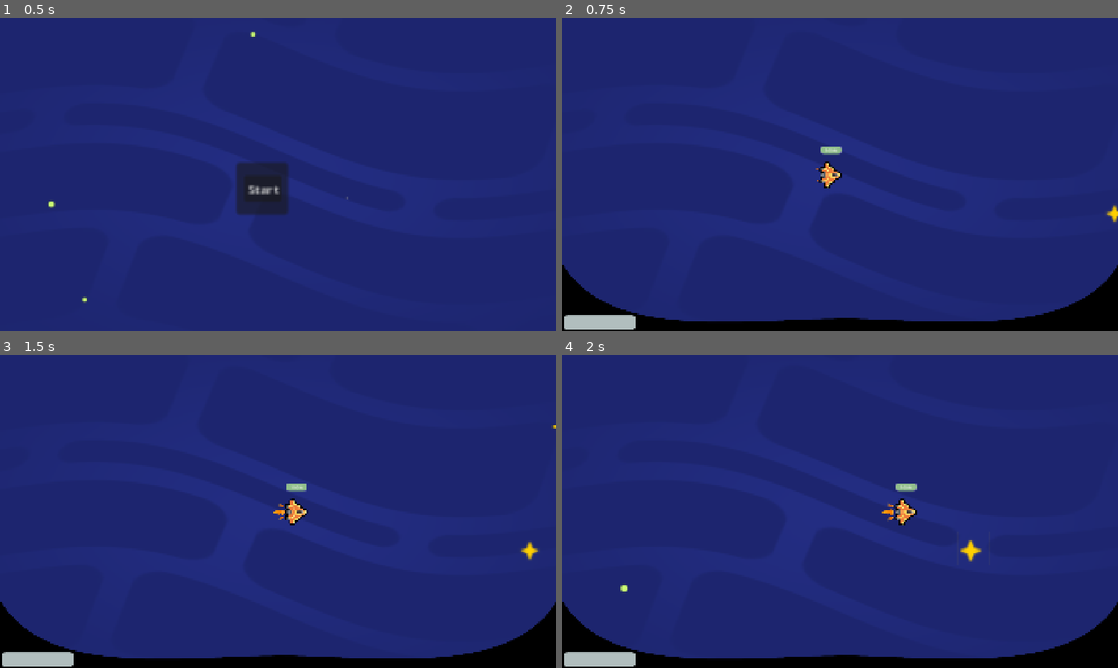
Above: before the commit, frames 1-4 (two rows, left to right).
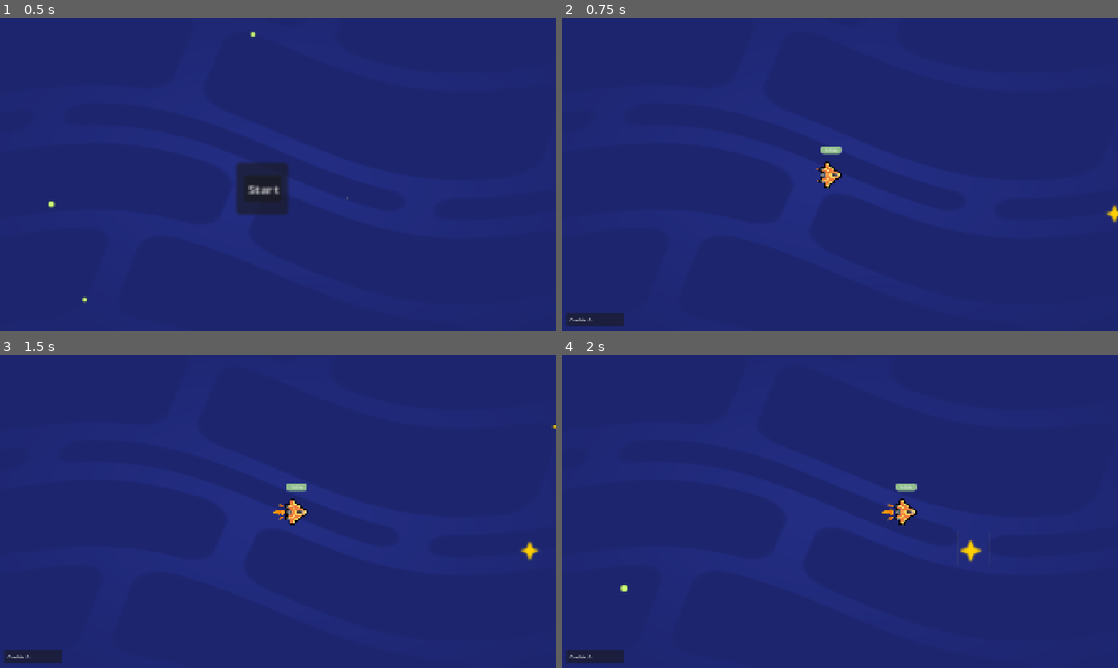
Above: after the commit, the same moments.

Repository: ChrsSampson/spaceGame
Game: Godot game, scene res://scenes/menu.tscn
Same seed, same stepped clock (60 frames per second), same inputs: the game is played once before the commit and once after it.
Inputs:
- Up to frame 1 (0.5 s): no input
- Up to frame 2 (0.75 s): click "Start" at 0.5 s
- Up to frame 3 (1.5 s): tap Enter at 1.25 s; hold D (move_right) from 1.28 s (still down); tap Shift (boost) at 1.35 s
- Up to frame 4 (2 s): keep holding D (move_right)

Frame 1 is identical in both runs. In frame 2, 5.6% of the frame differs, in the area x 0-100%, y 78-100%; in frame 3, 5.6%; in frame 4, 5.6%.

Commit message:
added coins

Diff:
--- a/entity/coin.tscn
+++ b/entity/coin.tscn
@@ -1,8 +1,377 @@
-[gd_scene load_steps=2 format=3 uid="uid://cmirvral437q6"]
+[gd_scene load_steps=55 format=3 uid="uid://cmirvral437q6"]
+
+[ext_resource type="Script" uid="uid://b43c1qlxakj24" path="res://scripts/coin.gd" id="1_82e8q"]
+[ext_resource type="Texture2D" uid="uid://btav35ageagqb" path="res://assets/sprites/coin-512x512.png" id="1_apnpn"]
 
 [sub_resource type="CircleShape2D" id="CircleShape2D_un1q7"]
+radius = 258.002
+
+[sub_resource type="AtlasTexture" id="AtlasTexture_82e8q"]
+atlas = ExtResource("1_apnpn")
+region = Rect2(0, 0, 512, 512)
+
+[sub_resource type="AtlasTexture" id="AtlasTexture_uuc2e"]
+atlas = ExtResource("1_apnpn")
+region = Rect2(512, 0, 512, 512)
+
+[sub_resource type="AtlasTexture" id="AtlasTexture_h2p00"]
+atlas = ExtResource("1_apnpn")
+region = Rect2(1024, 0, 512, 512)
+
+[sub_resource type="AtlasTexture" id="AtlasTexture_go55v"]
+atlas = ExtResource("1_apnpn")
+region = Rect2(1536, 0, 512, 512)
+
+[sub_resource type="AtlasTexture" id="AtlasTexture_p6fpf"]
+atlas = ExtResource("1_apnpn")
+region = Rect2(2048, 0, 512, 512)
+
+[sub_resource type="AtlasTexture" id="AtlasTexture_42ep2"]
+atlas = ExtResource("1_apnpn")
+region = Rect2(2560, 0, 512, 512)
+
+[sub_resource type="AtlasTexture" id="AtlasTexture_127r5"]
+atlas = ExtResource("1_apnpn")
+region = Rect2(3072, 0, 512, 512)
+
+[sub_resource type="AtlasTexture" id="AtlasTexture_3gut2"]
+atlas = ExtResource("1_apnpn")
+region = Rect2(3584, 0, 512, 512)
+
+[sub_resource type="AtlasTexture" id="AtlasTexture_6rhgv"]
+atlas = ExtResource("1_apnpn")
+region = Rect2(4096, 0, 512, 512)
+
+[sub_resource type="AtlasTexture" id="AtlasTexture_akttt"]
+atlas = ExtResource("1_apnpn")
+region = Rect2(4608, 0, 512, 512)
+
+[sub_resource type="AtlasTexture" id="AtlasTexture_olsoq"]
+atlas = ExtResource("1_apnpn")
+region = Rect2(5120, 0, 512, 512)
+
+[sub_resource type="AtlasTexture" id="AtlasTexture_my7jx"]
+atlas = ExtResource("1_apnpn")
+region = Rect2(5632, 0, 512, 512)
+
+[sub_resource type="AtlasTexture" id="AtlasTexture_u8asf"]
+atlas = ExtResource("1_apnpn")
+region = Rect2(6144, 0, 512, 512)
+
+[sub_resource type="AtlasTexture" id="AtlasTexture_gavts"]
+atlas = ExtResource("1_apnpn")
+region = Rect2(6656, 0, 512, 512)
+
+[sub_resource type="AtlasTexture" id="AtlasTexture_b07in"]
+atlas = ExtResource("1_apnpn")
+region = Rect2(7168, 0, 512, 512)
+
+[sub_resource type="AtlasTexture" id="AtlasTexture_vr7xd"]
+atlas = ExtResource("1_apnpn")
+region = Rect2(7680, 0, 512, 512)
+
+[sub_resource type="AtlasTexture" id="AtlasTexture_02wlb"]
+atlas = ExtResource("1_apnpn")
+region = Rect2(8192, 0, 512, 512)
+
+[sub_resource type="AtlasTexture" id="AtlasTexture_nqkxj"]
+atlas = ExtResource("1_apnpn")
+region = Rect2(8704, 0, 512, 512)
+
+[sub_resource type="AtlasTexture" id="AtlasTexture_yre2w"]
+atlas = ExtResource("1_apnpn")
+region = Rect2(9216, 0, 512, 512)
+
+[sub_resource type="AtlasTexture" id="AtlasTexture_oxpj3"]
+atlas = ExtResource("1_apnpn")
+region = Rect2(9728, 0, 512, 512)
+
+[sub_resource type="AtlasTexture" id="AtlasTexture_cj1o7"]
+atlas = ExtResource("1_apnpn")
+region = Rect2(10240, 0, 512, 512)
+
+[sub_resource type="AtlasTexture" id="AtlasTexture_bln3y"]
+atlas = ExtResource("1_apnpn")
+region = Rect2(10752, 0, 512, 512)
+
+[sub_resource type="AtlasTexture" id="AtlasTexture_6nmq5"]
+atlas = ExtResource("1_apnpn")
+region = Rect2(11264, 0, 512, 512)
+
+[sub_resource type="AtlasTexture" id="AtlasTexture_hrvv8"]
+atlas = ExtResource("1_apnpn")
+region = Rect2(11776, 0, 512, 512)
+
+[sub_resource type="AtlasTexture" id="AtlasTexture_ldlrp"]
+atlas = ExtResource("1_apnpn")
+region = Rect2(12288, 0, 512, 512)
+
+[sub_resource type="AtlasTexture" id="AtlasTexture_0lil3"]
+atlas = ExtResource("1_apnpn")
+region = Rect2(0, 0, 511, 512)
+
+[sub_resource type="AtlasTexture" id="AtlasTexture_iharf"]
+atlas = ExtResource("1_apnpn")
+region = Rect2(511, 0, 511, 512)
+
+[sub_resource type="AtlasTexture" id="AtlasTexture_ldonp"]
+atlas = ExtResource("1_apnpn")
+region = Rect2(1022, 0, 511, 512)
+
+[sub_resource type="AtlasTexture" id="AtlasTexture_s4yrg"]
+atlas = ExtResource("1_apnpn")
+region = Rect2(1533, 0, 511, 512)
+
+[sub_resource type="AtlasTexture" id="AtlasTexture_ja3vy"]
+atlas = ExtResource("1_apnpn")
+region = Rect2(2044, 0, 511, 512)
+
+[sub_resource type="AtlasTexture" id="AtlasTexture_354wt"]
+atlas = ExtResource("1_apnpn")
+region = Rect2(2555, 0, 511, 512)
+
+[sub_resource type="AtlasTexture" id="AtlasTexture_c6kun"]
+atlas = ExtResource("1_apnpn")
+region = Rect2(3066, 0, 511, 512)
+
+[sub_resource type="AtlasTexture" id="AtlasTexture_umdau"]
+atlas = ExtResource("1_apnpn")
+region = Rect2(3577, 0, 511, 512)
+
+[sub_resource type="AtlasTexture" id="AtlasTexture_pfywy"]
+atlas = ExtResource("1_apnpn")
+region = Rect2(4088, 0, 511, 512)
+
+[sub_resource type="AtlasTexture" id="AtlasTexture_icjm3"]
+atlas = ExtResource("1_apnpn")
+region = Rect2(4599, 0, 511, 512)
+
+[sub_resource type="AtlasTexture" id="AtlasTexture_d6ffp"]
+atlas = ExtResource("1_apnpn")
+region = Rect2(5110, 0, 511, 512)
+
+[sub_resource type="AtlasTexture" id="AtlasTexture_fhqrx"]
+atlas = ExtResource("1_apnpn")
+region = Rect2(5621, 0, 511, 512)
+
+[sub_resource type="AtlasTexture" id="AtlasTexture_qeo87"]
+atlas = ExtResource("1_apnpn")
+region = Rect2(6132, 0, 511, 512)
+
+[sub_resource type="AtlasTexture" id="AtlasTexture_gvhxk"]
+atlas = ExtResource("1_apnpn")
+region = Rect2(6643, 0, 511, 512)
+
+[sub_resource type="AtlasTexture" id="AtlasTexture_6u4fv"]
+atlas = ExtResource("1_apnpn")
+region = Rect2(7154, 0, 511, 512)
+
+[sub_resource type="AtlasTexture" id="AtlasTexture_qid31"]
+atlas = ExtResource("1_apnpn")
+region = Rect2(7665, 0, 511, 512)
+
+[sub_resource type="AtlasTexture" id="AtlasTexture_e3ejv"]
+atlas = ExtResource("1_apnpn")
+region = Rect2(8176, 0, 511, 512)
+
+[sub_resource type="AtlasTexture" id="AtlasTexture_mewk7"]
+atlas = ExtResource("1_apnpn")
+region = Rect2(8687, 0, 511, 512)
+
+[sub_resource type="AtlasTexture" id="AtlasTexture_rvmxt"]
+atlas = ExtResource("1_apnpn")
+region = Rect2(9198, 0, 511, 512)
+
+[sub_resource type="AtlasTexture" id="AtlasTexture_tmiew"]
+atlas = ExtResource("1_apnpn")
+region = Rect2(9709, 0, 511, 512)
+
+[sub_resource type="AtlasTexture" id="AtlasTexture_w8pam"]
+atlas = ExtResource("1_apnpn")
+region = Rect2(10220, 0, 511, 512)
+
+[sub_resource type="AtlasTexture" id="AtlasTexture_tfyg2"]
+atlas = ExtResource("1_apnpn")
+region = Rect2(10731, 0, 511, 512)
+
+[sub_resource type="AtlasTexture" id="AtlasTexture_ydxh2"]
+atlas = ExtResource("1_apnpn")
+region = Rect2(11242, 0, 511, 512)
+
+[sub_resource type="AtlasTexture" id="AtlasTexture_o56oq"]
+atlas = ExtResource("1_apnpn")
+region = Rect2(11753, 0, 511, 512)
+
+[sub_resource type="AtlasTexture" id="AtlasTexture_cdiac"]
+atlas = ExtResource("1_apnpn")
+region = Rect2(12264, 0, 511, 512)
+
+[sub_resource type="SpriteFrames" id="SpriteFrames_d5rb3"]
+animations = [{
+"frames": [{
+"duration": 1.0,
+"texture": SubResource("AtlasTexture_82e8q")
+}, {
+"duration": 1.0,
+"texture": SubResource("AtlasTexture_uuc2e")
+}, {
+"duration": 1.0,
+"texture": SubResource("AtlasTexture_h2p00")
+}, {
+"duration": 1.0,
+"texture": SubResource("AtlasTexture_go55v")
+}, {
+"duration": 1.0,
+"texture": SubResource("AtlasTexture_p6fpf")
+}, {
+"duration": 1.0,
+"texture": SubResource("AtlasTexture_42ep2")
+}, {
+"duration": 1.0,
+"texture": SubResource("AtlasTexture_127r5")
+}, {
+"duration": 1.0,
+"texture": SubResource("AtlasTexture_3gut2")
+}, {
+"duration": 1.0,
+"texture": SubResource("AtlasTexture_6rhgv")
+}, {
+"duration": 1.0,
+"texture": SubResource("AtlasTexture_akttt")
+}, {
+"duration": 1.0,
+"texture": SubResource("AtlasTexture_olsoq")
+}, {
+"duration": 1.0,
+"texture": SubResource("AtlasTexture_my7jx")
+}, {
+"duration": 1.0,
+"texture": SubResource("AtlasTexture_u8asf")
+}, {
+"duration": 1.0,
+"texture": SubResource("AtlasTexture_gavts")
+}, {
+"duration": 1.0,
+"texture": SubResource("AtlasTexture_b07in")
+}, {
+"duration": 1.0,
+"texture": SubResource("AtlasTexture_vr7xd")
+}, {
+"duration": 1.0,
+"texture": SubResource("AtlasTexture_02wlb")
+}, {
+"duration": 1.0,
+"texture": SubResource("AtlasTexture_nqkxj")
+}, {
+"duration": 1.0,
+"texture": SubResource("AtlasTexture_yre2w")
+}, {
+"duration": 1.0,
+"texture": SubResource("AtlasTexture_oxpj3")
+}, {
+"duration": 1.0,
+"texture": SubResource("AtlasTexture_cj1o7")
+}, {
+"duration": 1.0,
+"texture": SubResource("AtlasTexture_bln3y")
+}, {
+"duration": 1.0,
+"texture": SubResource("AtlasTexture_6nmq5")
+}, {
+"duration": 1.0,
+"texture": SubResource("AtlasTexture_hrvv8")
+}, {
+"duration": 1.0,
+"texture": SubResource("AtlasTexture_ldlrp")
+}, {
+"duration": 1.0,
+"texture": SubResource("AtlasTexture_0lil3")
+}, {
+"duration": 1.0,
+"texture": SubResource("AtlasTexture_iharf")
+}, {
+"duration": 1.0,
+"texture": SubResource("AtlasTexture_ldonp")
+}, {
+"duration": 1.0,
+"texture": SubResource("AtlasTexture_s4yrg")
+}, {
+"duration": 1.0,
+"texture": SubResource("AtlasTexture_ja3vy")
+}, {
+"duration": 1.0,
+"texture": SubResource("AtlasTexture_354wt")
+}, {
+"duration": 1.0,
+"texture": SubResource("AtlasTexture_c6kun")
+}, {
+"duration": 1.0,
+"texture": SubResource("AtlasTexture_umdau")
+}, {
+"duration": 1.0,
+"texture": SubResource("AtlasTexture_pfywy")
+}, {
+"duration": 1.0,
+"texture": SubResource("AtlasTexture_icjm3")
+}, {
+"duration": 1.0,
+"texture": SubResource("AtlasTexture_d6ffp")
+}, {
+"duration": 1.0,
+"texture": SubResource("AtlasTexture_fhqrx")
+}, {
+"duration": 1.0,
+"texture": SubResource("AtlasTexture_qeo87")
+}, {
+"duration": 1.0,
+"texture": SubResource("AtlasTexture_gvhxk")
+}, {
+"duration": 1.0,
+"texture": SubResource("AtlasTexture_6u4fv")
+}, {
+"duration": 1.0,
+"texture": SubResource("AtlasTexture_qid31")
+}, {
+"duration": 1.0,
+"texture": SubResource("AtlasTexture_e3ejv")
+}, {
+"duration": 1.0,
+"texture": SubResource("AtlasTexture_mewk7")
+}, {
+"duration": 1.0,
+"texture": SubResource("AtlasTexture_rvmxt")
+}, {
+"duration": 1.0,
+"texture": SubResource("AtlasTexture_tmiew")
+}, {
+"duration": 1.0,
+"texture": SubResource("AtlasTexture_w8pam")
+}, {
+"duration": 1.0,
+"texture": SubResource("AtlasTexture_tfyg2")
+}, {
+"duration": 1.0,
+"texture": SubResource("AtlasTexture_ydxh2")
+}, {
+"duration": 1.0,
+"texture": SubResource("AtlasTexture_o56oq")
+}, {
+"duration": 1.0,
+"texture": SubResource("AtlasTexture_cdiac")
+}],
+"loop": true,
+"name": &"default",
+"speed": 16.0
+}]
 
 [node name="Coin" type="Area2D"]
+script = ExtResource("1_82e8q")
 
 [node name="CollisionShape2D" type="CollisionShape2D" parent="."]
 shape = SubResource("CircleShape2D_un1q7")
+
+[node name="AnimatedSprite2D" type="AnimatedSprite2D" parent="."]
+sprite_frames = SubResource("SpriteFrames_d5rb3")
+frame_progress = 0.42827
+
+[connection signal="body_entered" from="." to="." method="_on_body_entered"]
--- /dev/null
+++ b/scenes/gameInterface.tscn
@@ -0,0 +1,28 @@
+[gd_scene load_steps=2 format=3 uid="uid://c8twekcvq3rpb"]
+
+[ext_resource type="Script" uid="uid://bmrktgtk7l2ok" path="res://scripts/gameInterface.gd" id="1_l6dly"]
+
+[node name="GameInterface" type="Control"]
+layout_mode = 3
+anchors_preset = 15
+anchor_right = 1.0
+anchor_bottom = 1.0
+grow_horizontal = 2
+grow_vertical = 2
+script = ExtResource("1_l6dly")
+
+[node name="CanvasLayer" type="CanvasLayer" parent="."]
+
+[node name="Panel" type="Panel" parent="CanvasLayer"]
+offset_left = 14.0
+offset_top = 1016.0
+offset_right = 213.0
+offset_bottom = 1063.0
+
+[node name="Label" type="Label" parent="CanvasLayer/Panel"]
+layout_mode = 0
+offset_left = 12.0
+offset_top = 12.0
+offset_right = 85.0
+offset_bottom = 35.0
+text = "Credits: 0"
--- a/scenes/level.tscn
+++ b/scenes/level.tscn
@@ -1,9 +1,10 @@
-[gd_scene load_steps=5 format=3 uid="uid://dlp8l2xn2vld5"]
+[gd_scene load_steps=6 format=3 uid="uid://dlp8l2xn2vld5"]
 
 [ext_resource type="PackedScene" uid="uid://bepakscdhqydc" path="res://entity/ship.tscn" id="1_2q6dc"]
 [ext_resource type="Script" uid="uid://n0s503aisqdy" path="res://scripts/gameManager.gd" id="1_w8frs"]
 [ext_resource type="PackedScene" uid="uid://bxfevggvxo634" path="res://assets/background/space_background.tscn" id="2_w7c3h"]
 [ext_resource type="Texture2D" uid="uid://dcytm4oftf0ht" path="res://assets/ui/Dashboard.png" id="4_mx8sn"]
+[ext_resource type="PackedScene" uid="uid://c8twekcvq3rpb" path="res://scenes/gameInterface.tscn" id="5_ppgk2"]
 
 [node name="Level" type="Node"]
 script = ExtResource("1_w8frs")
@@ -17,11 +18,9 @@
 
 [node name="SpaceBackground" parent="." instance=ExtResource("2_w7c3h")]
 
-[node name="RockSpawner" type="Timer" parent="."]
-
 [node name="Enemies" type="Node" parent="."]
 
-[node name="HealthSpawnTimer" type="Timer" parent="."]
+[node name="Coins" type="Node" parent="."]
 
 [node name="HealthPacks" type="Node" parent="."]
 
@@ -34,8 +33,20 @@
 offset_bottom = 40.0
 
 [node name="Sprite2D" type="Sprite2D" parent="CanvasLayer/Control"]
+visible = false
 position = Vector2(962, 931)
 texture = ExtResource("4_mx8sn")
 
-[connection signal="timeout" from="RockSpawner" to="." method="_on_rock_spawner_timeout"]
-[connection signal="timeout" from="HealthSpawnTimer" to="." method="_on_health_spawn_timer_timeout"]
+[node name="Timers" type="Node" parent="."]
+
+[node name="RockSpawner" type="Timer" parent="Timers"]
+
+[node name="HealthSpawnTimer" type="Timer" parent="Timers"]
+
+[node name="CoinTimer" type="Timer" parent="Timers"]
+
+[node name="GameInterface" parent="." instance=ExtResource("5_ppgk2")]
+
+[connection signal="timeout" from="Timers/RockSpawner" to="." method="_on_rock_spawner_timeout"]
+[connection signal="timeout" from="Timers/HealthSpawnTimer" to="." method="_on_health_spawn_timer_timeout"]
+[connection signal="timeout" from="Timers/CoinTimer" to="." method="_on_coin_timer_timeout"]
--- /dev/null
+++ b/scripts/coin.gd
@@ -0,0 +1,12 @@
+extends Area2D
+
+@onready var collider = $CollisionShape2D
+@onready var sprite = $AnimatedSprite2D
+
+func _ready():
+	sprite.play("default")
+
+
+func _on_body_entered(body: Node2D) -> void:
+	if body.is_in_group("player"):
+		queue_free()
--- /dev/null
+++ b/scripts/gameInterface.gd
@@ -0,0 +1,6 @@
+extends Node
+@onready var credit_display = $CanvasLayer/Panel/Label
+
+func update_credits(n:int) -> void:
+	var str = "Credits %s"
+	credit_display.text = str % [n]
--- a/scripts/gameManager.gd
+++ b/scripts/gameManager.gd
@@ -1,27 +1,37 @@
 extends Node
 
+#Scenes
 var rock1_scene = preload("res://entity/rock1.tscn")
 var healthPack_scene = preload("res://entity/healthPack.tscn")
+var coin_scene = preload("res://entity/coin.tscn")
 
-@onready var rockSpawnTimer = $RockSpawner
+#Selectors
+@onready var rockSpawnTimer = $Timers/RockSpawner
 @onready var enemyContainer = $Enemies
-@onready var health_spawn_timer = $HealthSpawnTimer
+@onready var health_spawn_timer = $Timers/HealthSpawnTimer
 @onready var health_pack_container = $HealthPacks
 @onready var player = $Ship
 @onready var view:Vector2 = Vector2(1920, 1080)
+@onready var coin_timer = $Timers/CoinTimer
+@onready var coin_container = $Coins
+@onready var ui = $GameInterface
+
+#player game state
+var credits:int = 0
+var is_paused: bool = false
 
 #spawn intervals and stats
 var spawn_interval: int = 10
 var junk_spawned:int = 1
 var enemies_spawned:int = 0
 var coin_spawned:int = 0
-
 var health_spawn_interval:int = 10
 var health_spawned:int = 1
-var is_paused: bool = false
+
 
 func _ready() -> void:
 	rockSpawnTimer.start(1)
+	coin_timer.start(5)
 	handle_health_spawns()
 	pass
 
@@ -42,6 +52,15 @@
 	enemyContainer.add_child(rock)
 	pass
 
+
+func spawn_coin():
+	var new_coin = coin_scene.instantiate()
+	new_coin.scale = Vector2(0.075, 0.075)
+	new_coin.position = get_random_point_offscreen()
+	coin_container.add_child(new_coin)
+	new_coin.connect("body_entered", score)
+	coin_timer.start(randi_range(2, 20))
+	pass
 
 func handle_health_spawns():
 	randomize()
@@ -67,4 +86,13 @@
 	health_pack_container.add_child(new_pack)
 	handle_health_spawns()
 
+
+func _on_coin_timer_timeout() -> void:
+	spawn_coin()
+
 #------------------------- UI Updates------------------
+
+func score(body) -> void:
+	if body.is_in_group("player"):
+		credits += 1
+		ui.update_credits(credits)
Binary file added: assets/sprites/coin-512x512.png
Not shown, added: assets/sprites/coin-512x512.png.import
Not shown, added: scripts/coin.gd.uid
Not shown, added: scripts/gameInterface.gd.uid
